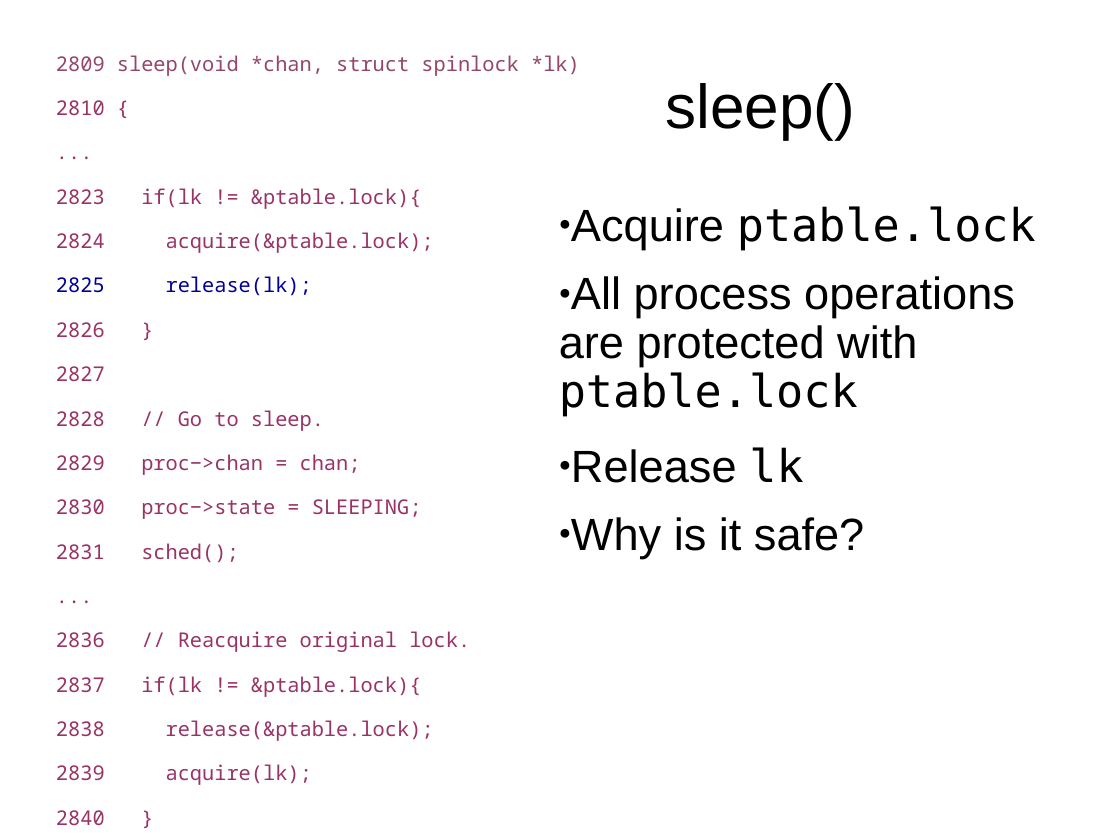
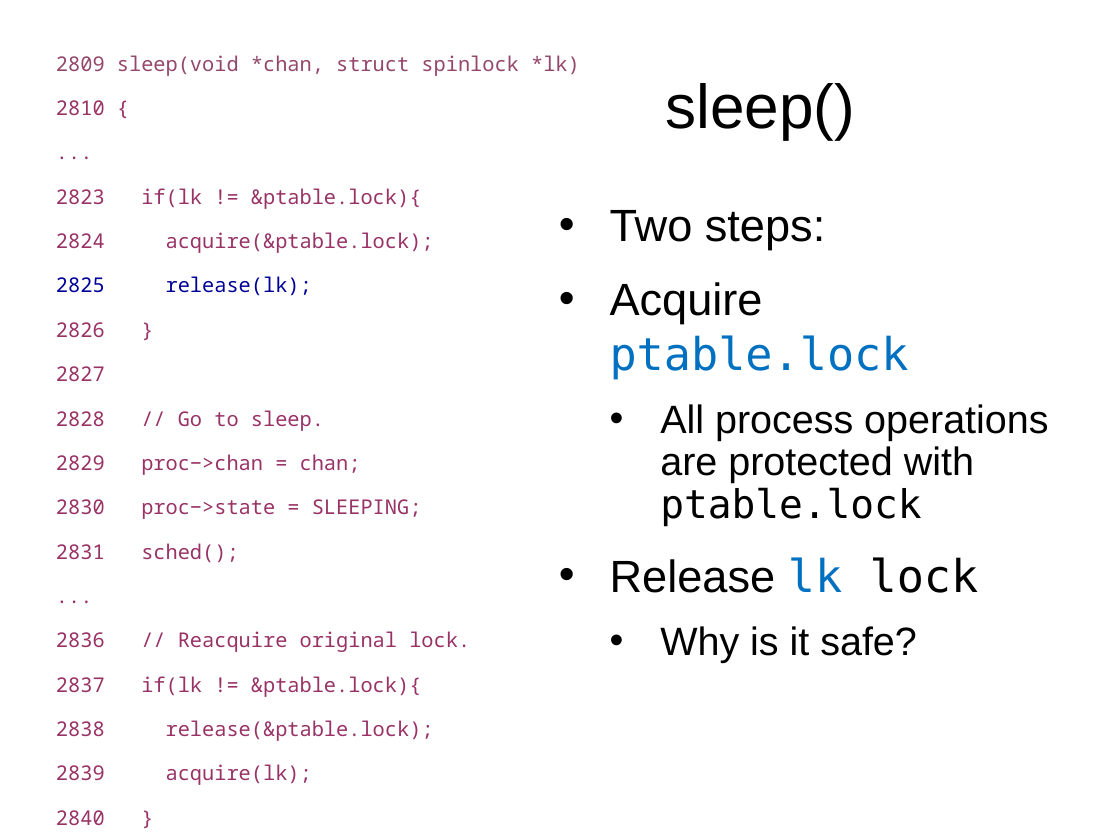
Before and after one commit to antonburtsev/cs5460, a slide deck: slide 97 of lectures/lecture12-synchronization/lecture12-synchronization.pptx (slide 96 before the commit). Drawn at 1120x840 pixels with LibreOffice and Linux fonts; fonts in the diff are those of the drawing. Boxes give left, top, right and bottom in pixels: in the first picture for what was removed or moved away, otherwise in the second. Text is boxed around its words. In the diff, an @@ line names an element or a change of style, - is before the commit and + after.

```diff
--- a/lectures/lecture12-synchronization/lecture12-synchronization.pptx
+++ b/lectures/lecture12-synchronization/lecture12-synchronization.pptx
@@ text at (610,210,825,250): paragraph added @@
+• Two steps:
@@ text at (610,282,1048,663): text colour #000000 to #0070C0 in "ptable.lock"; size 32 to 28 pt in "All process operations are protected with ptable.lock", "Why is it safe?"; bullet ● to •; list level 2 to 3 in "All process operations are protected ..."; list level 2 to 3 in "Why is it safe?" @@
@@ text at (610,557,979,593): text changed @@
-● Release lk
+• Release lk lock
```
Also in this commit, not shown: 12 other slides changed, 1 slide added, 4 other files.
